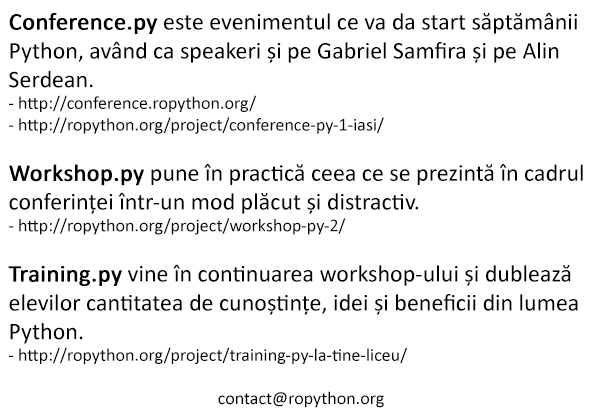
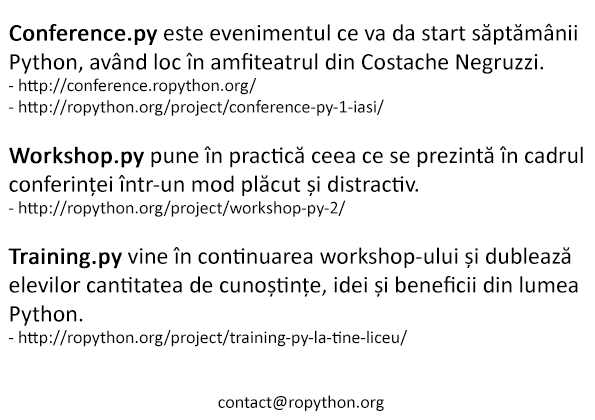
Layer changes from the first (595, 420) image to the second:
painted on "events" over [8, 12, 583, 411]
